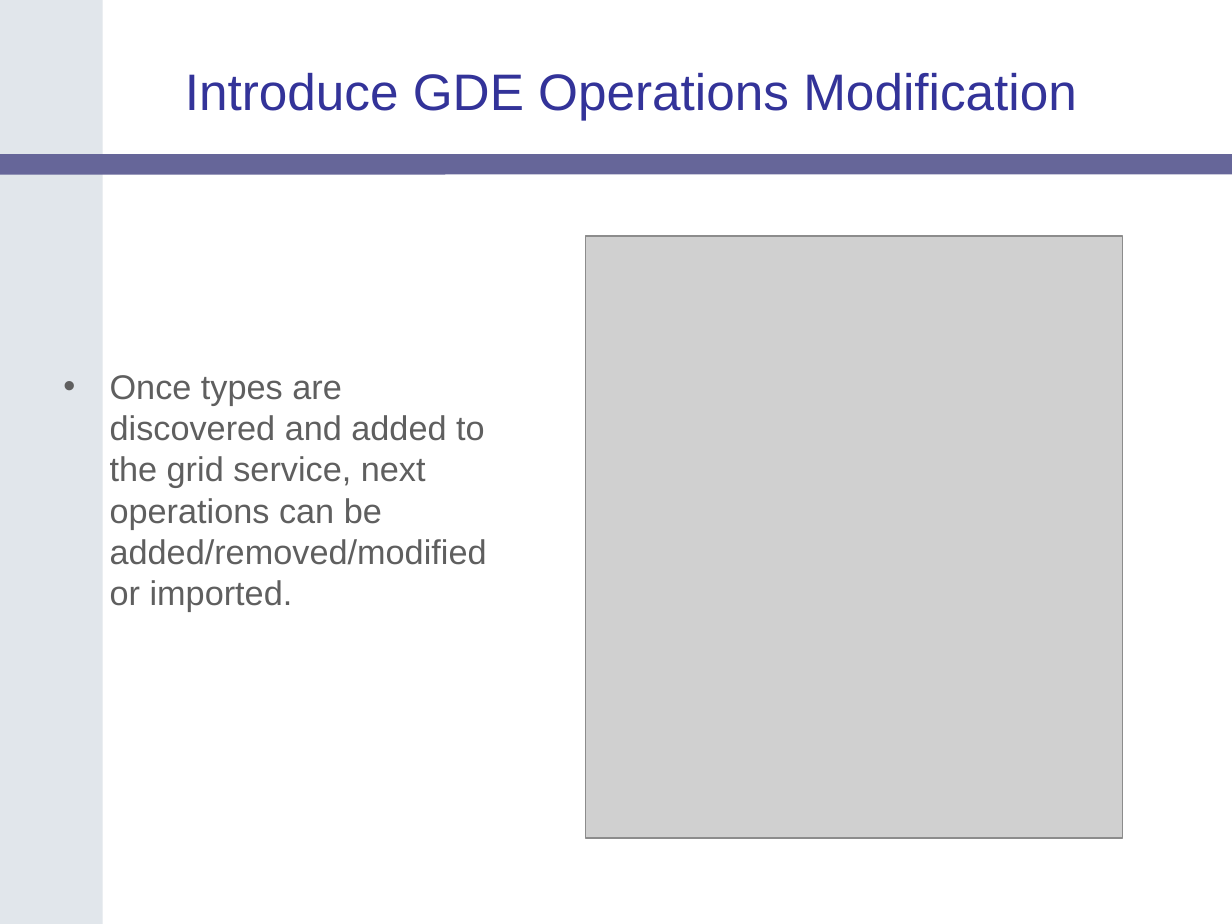
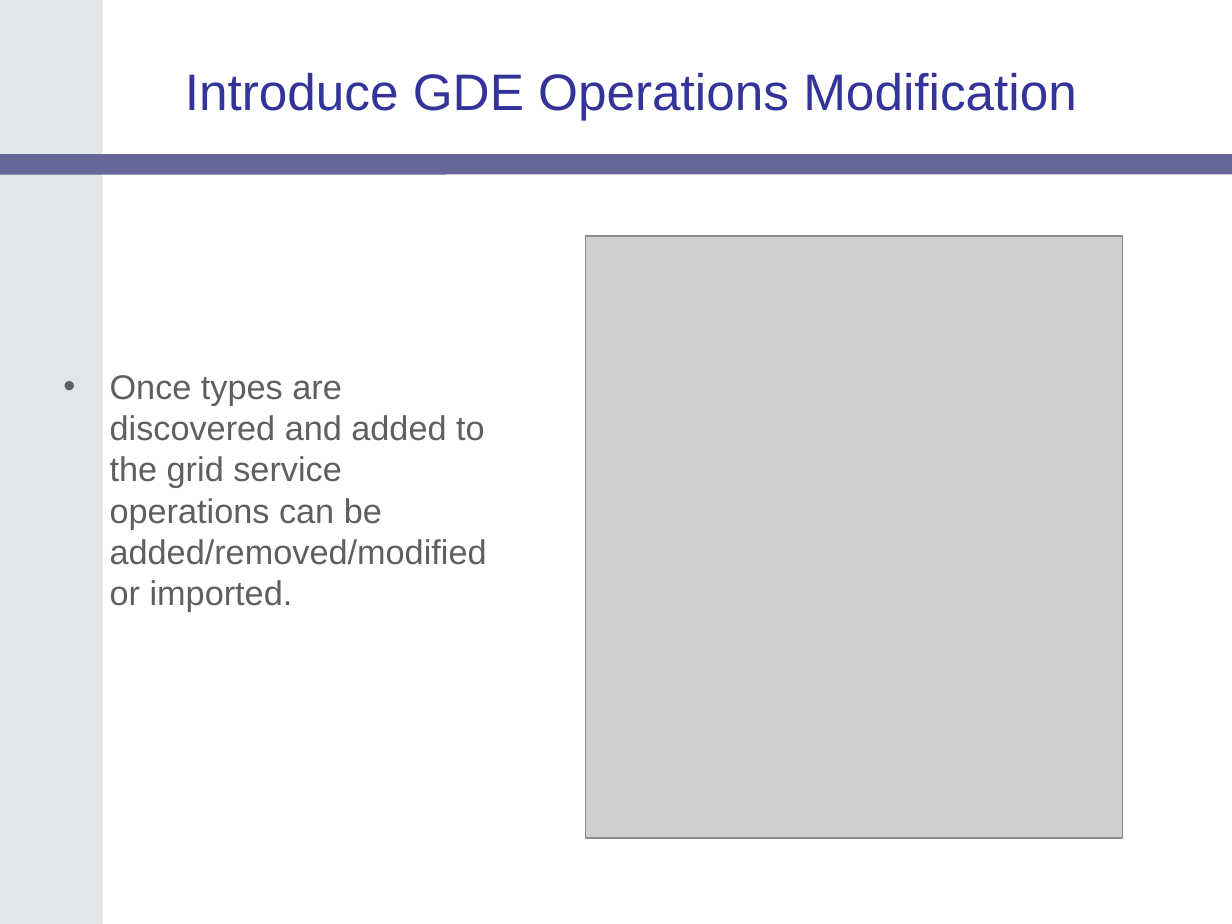
Before and after one commit to NCIP/cagrid-portal, a slide deck: slide 33 of cagrid-1-0/Documentation/presentations/200607_VCDE_ARCH/caGrid-Joint-F2F-Introduce.ppt (slide 28 before the commit). Drawn at 1232x924 pixels with LibreOffice and Linux fonts; fonts in the diff are those of the drawing; grey boxes stand for pictures; background and template pictures are left out. Boxes give left, top, right and bottom in pixels: in the first picture for what was removed or moved away, otherwise in the second. Text is boxed around its words. In the diff, an @@ line names an element or a change of style, - is before the commit and + after.

```diff
--- a/cagrid-1-0/Documentation/presentations/200607_VCDE_ARCH/caGrid-Joint-F2F-Introduce.ppt
+++ b/cagrid-1-0/Documentation/presentations/200607_VCDE_ARCH/caGrid-Joint-F2F-Introduce.ppt
@@ text at (110,375,487,611): text changed @@
-• Once types are discovered and added to the grid service, next operations can be added/removed/modified or imported.
+• Once types are discovered and added to the grid service operations can be added/removed/modified or imported.
```
Also in this commit, not shown: 17 other slides changed, 9 slides added, 3 slides removed.
